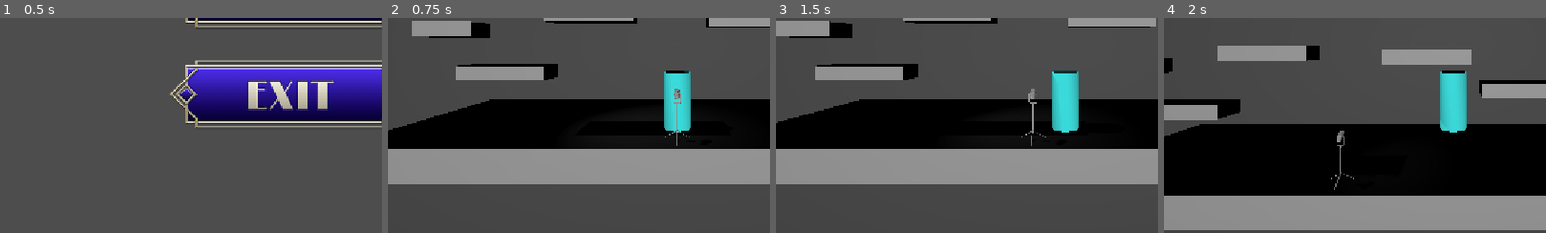
Above: before the commit, frames 1-4 (left to right).
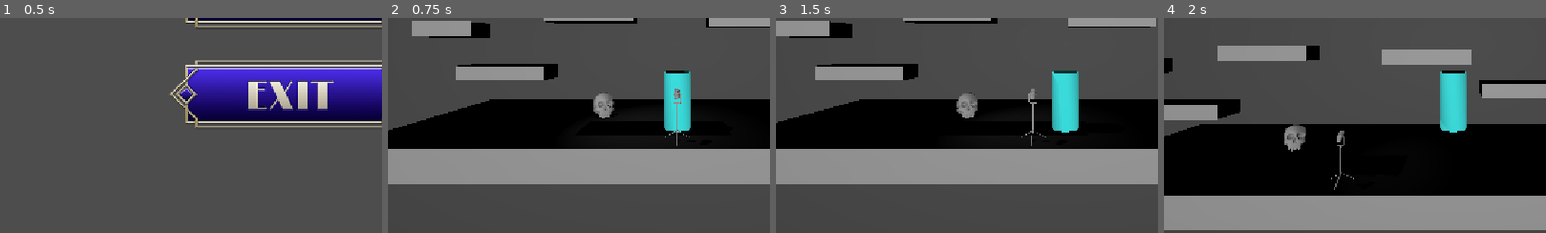
Above: after the commit, the same moments.

Repository: JoesRealAccount/ggj_2026
Game: Godot game, scene res://scenes/main_screen.tscn
The game is run twice, just before and just after one commit, with the same random seed, the same clock (stepped at 60 frames per second) and the same inputs.
Inputs (mouse positions are % of the whole screen's width and height, from its top left):
- Up to frame 1 (0.5 s): no input
- Up to frame 2 (0.75 s): click (50, 38) at 0.5 s
- Up to frame 3 (1.5 s): tap Enter (switch_mask) at 1.25 s; hold D (move_right) from 1.28 s (still down); hold Enter (switch_mask) from 1.28 s (still down)
- Up to frame 4 (2 s): keep holding D (move_right); keep holding Enter (switch_mask); tap W (jump) at 1.52 s
The pictures show only the part of the screen within x 12-62%, y 44-94%; the shares and areas given below are measured in that part.

Frame 1 is identical in both runs. In frame 2, 0.5% of the frame differs, in the area x 53-60%, y 34-47%; in frame 3, 0.5%; in frame 4, 0.6%, in the area x 31-38%, y 49-63%.

Commit message:
add skull

Diff:
--- a/scenes/main_level.tscn
+++ b/scenes/main_level.tscn
@@ -5,6 +5,7 @@
 [ext_resource type="Script" uid="uid://d184r1mnpu2xj" path="res://scenes/character_spot_light.gd" id="3_8ra5a"]
 [ext_resource type="ArrayMesh" uid="uid://c82yeckf02435" path="res://objects/Mic_Test_Expo.obj" id="5_5fr2l"]
 [ext_resource type="Script" uid="uid://7oqt3khexuu5" path="res://mask_manager.gd" id="6_2sb77"]
+[ext_resource type="ArrayMesh" uid="uid://d1h3rh8gpiflx" path="res://objects/TOTENKOPF.obj" id="6_bq26l"]
 
 [sub_resource type="PhysicsMaterial" id="PhysicsMaterial_bw3m6"]
 
@@ -131,4 +132,8 @@
 script = ExtResource("6_2sb77")
 shader_overlay_manager = NodePath("../Player/Camera3D/CanvasLayer/ColorRect")
 
+[node name="Totenkopf" type="MeshInstance3D" parent="." unique_id=295095495]
+transform = Transform3D(0.12915829, -0.0042951186, 0.07615571, -0.014445381, 0.14567451, 0.03271495, -0.074896395, -0.035503365, 0.12502016, -3.1373243, 0.23668951, -1.4256592)
+mesh = ExtResource("6_bq26l")
+
 [editable path="Player"]
Not shown, added: objects/TOTENKOPF.obj
Not shown, added: objects/TOTENKOPF.obj.import
